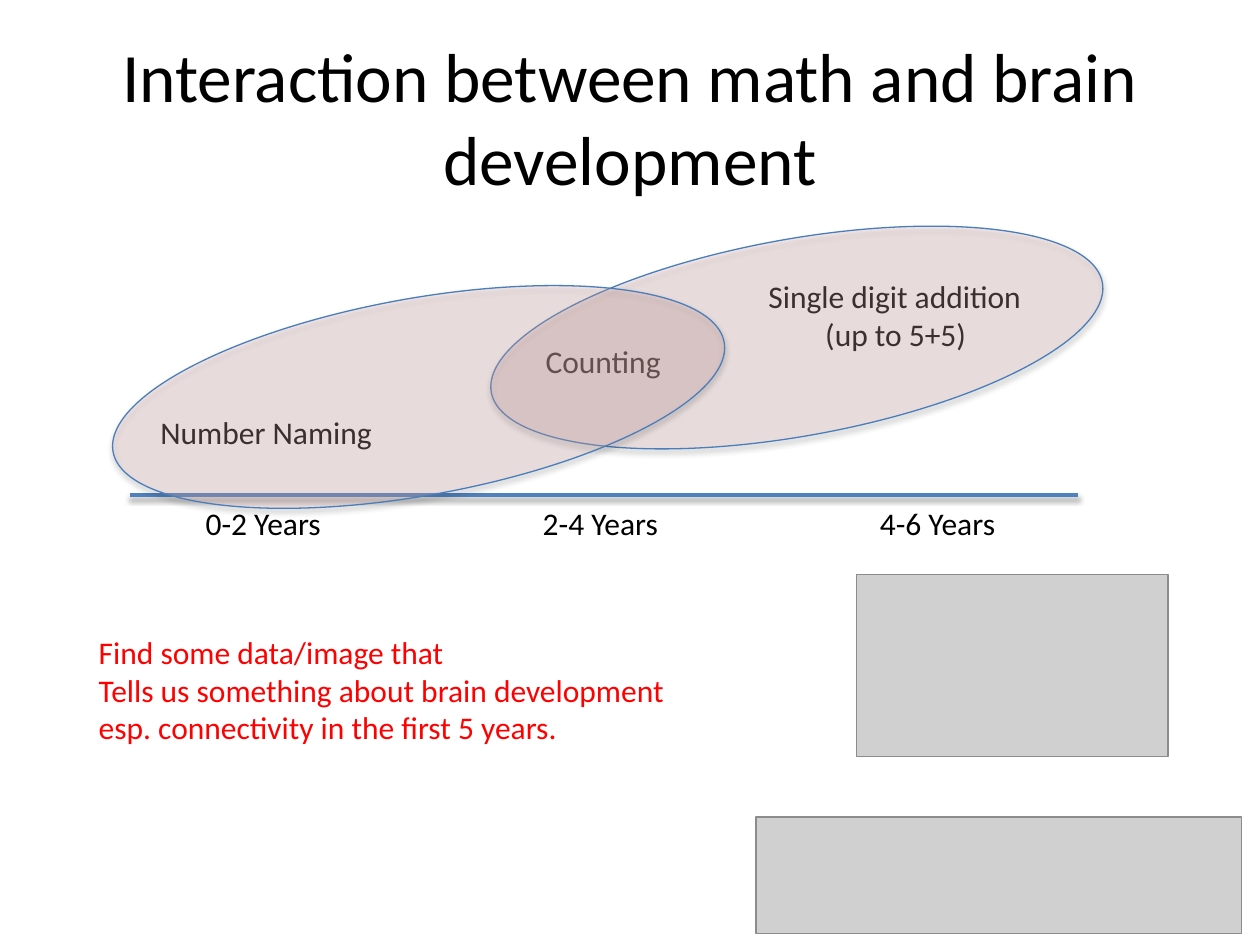
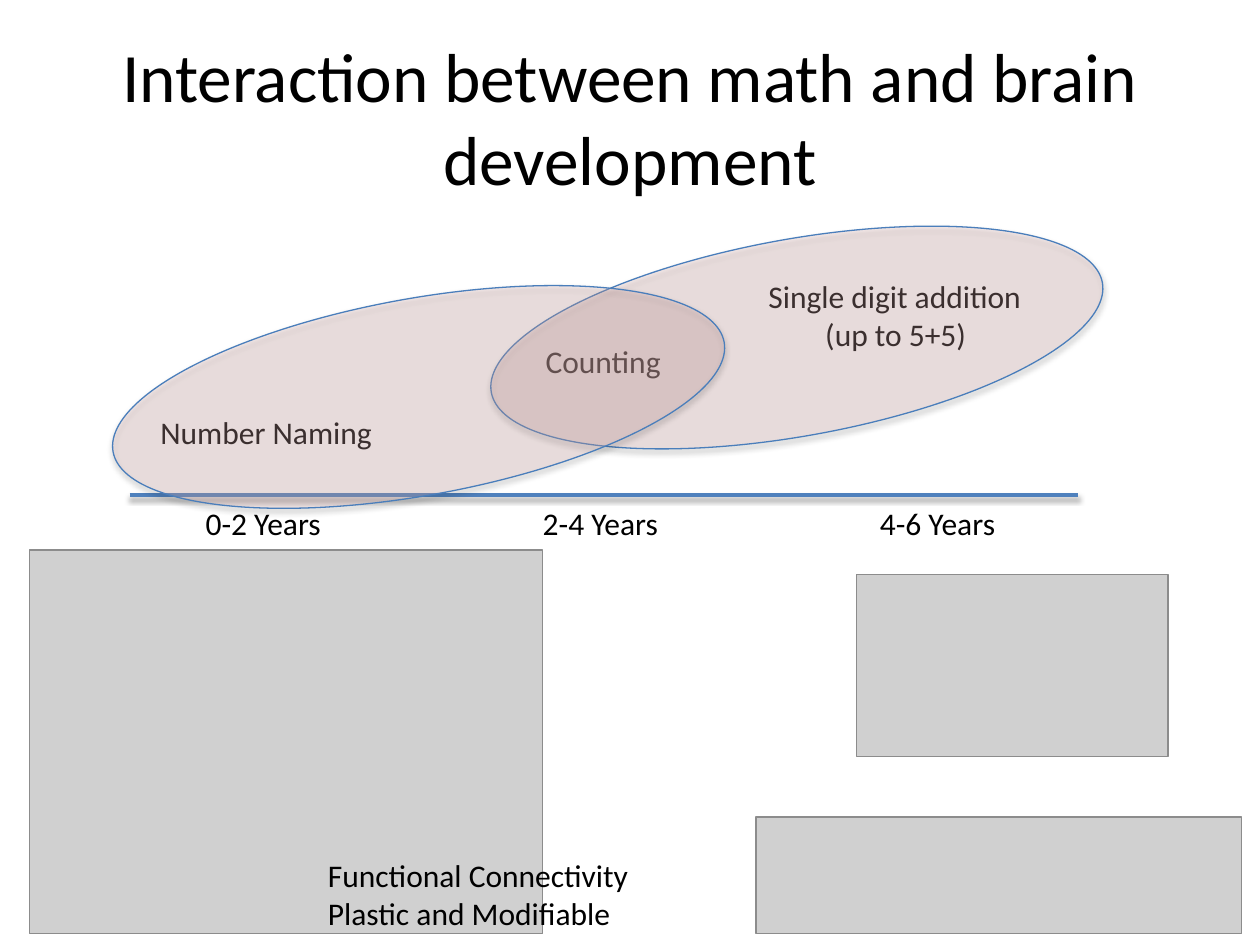
Before and after one commit to jeffshrager/scads2015, a slide deck: slide 5 of 201608LabPresentation.pptx. Drawn at 1260x945 pixels with LibreOffice and Linux fonts; fonts in the diff are those of the drawing; grey boxes stand for pictures. Boxes give left, top, right and bottom in pixels: in the first picture for what was removed or moved away, otherwise in the second. Text is boxed around its words. In the diff, an @@ line names an element or a change of style, - is before the commit and + after.

Commit message:
img

```diff
--- a/201608LabPresentation.pptx
+++ b/201608LabPresentation.pptx
@@ picture added at bbox=[30, 551, 543, 935] @@
@@ text removed at bbox=[99, 642, 664, 744] @@
-Find some data/image that
-Tells us something about brain development
-esp. connectivity in the first 5 years.
@@ text added at bbox=[328, 860, 628, 932], 18 pt, text #000000 @@
+Functional Connectivity Plastic and Modifiable
```
